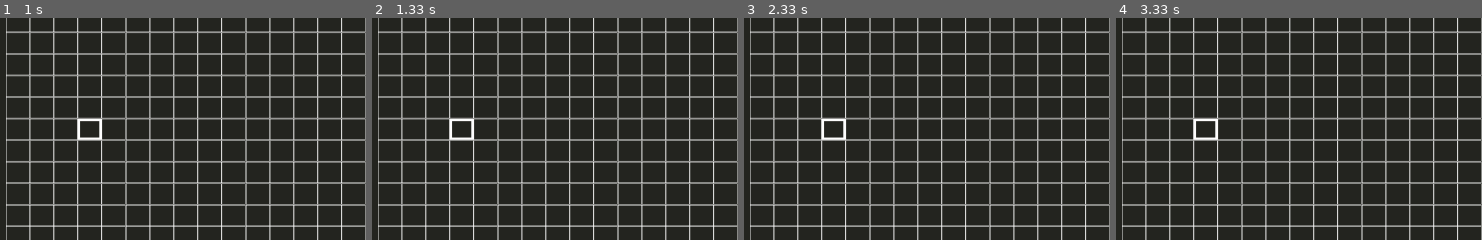
Above: before the commit, frames 1-4 (left to right).
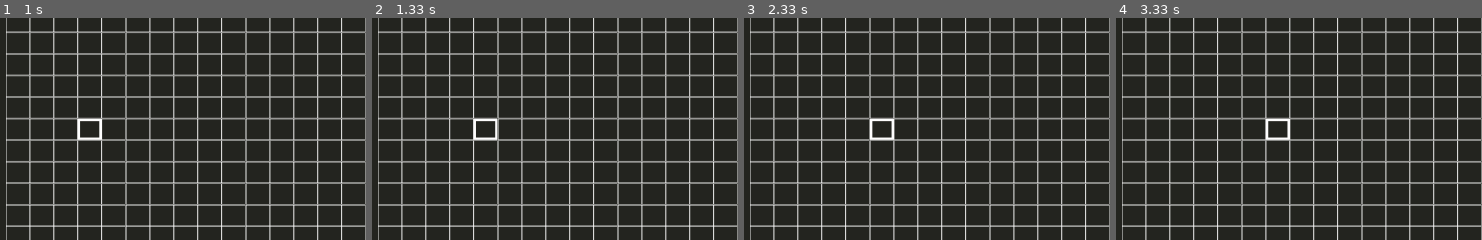
Above: after the commit, the same moments.

Repository: jorenchik/snake-pygame
Game: pygame game, started from index.py
Same seed, same stepped clock (60 frames per second), same inputs: the game is played once before the commit and once after it.
Inputs:
- Up to frame 1 (1 s): no input
- Up to frame 2 (1.33 s): no input
- Up to frame 3 (2.33 s): no input
- Up to frame 4 (3.33 s): no input
The pictures show only the part of the screen within x 0-50%, y 8-58%; the shares and areas given below are measured in that part.

Frame 1 is identical in both runs. In frame 2, 0.5% of the frame differs, in the area x 21-35%, y 45-55%; in frame 3, 0.6%, in the area x 21-41%, y 45-55%; in frame 4, 0.6%.

Commit message:
Basic movement

Diff:
--- a/game.py
+++ b/game.py
@@ -20,7 +20,10 @@
         self.y = game.getSnakePartCoords(self.pos)[1]
         self.velocity = pg.Vector2(1,0) if not velocity else velocity
         self.prevMoveMoment = False
-        self.movementPeriod = (1/self.velocity.length())
+        if self.velocity.length() > 0:
+            self.movementPeriod = 1/self.velocity.length()
+        else:
+            self.movementPeriod = False
         # Appearance
         self.rect = pg.Rect(self.x,self.y,game.playfield.rectSize[0],game.playfield.rectSize[1])
         self.color = snakeColor
@@ -59,6 +62,8 @@
         self.snakeParts = []
         # Events
         self.events = []
+        # State
+        self.snakeAlive = True
     def setBackground(self):
         if type(self.background).__name__ == 'tuple':
             self.screen.fill(self.background)
@@ -80,13 +85,30 @@
                 if event.key == key: return True
         return False
     def onUpdate(self):
+        # Deltatime
         self.setBackground()
         self.clock.tick(self.fps)
         self.now = t.time()
         self.dt = (self.now - self.prevTime) * 1000
         self.prevTime = self.now
-    def moveSnakePart(self,snakePart,pos,direction=False,step=False):
-        (snakePart.x, snakePart.y) = self.getSnakePartCoords(pos)
+        # Get events
+        self.events = self.getEvents()
+    def moveSnakePart(self,snakePart,pos,velocity=False):
+        if velocity:
+            if velocity.x > 0: xMove = 1
+            elif velocity.x < 0: xMove = -1
+            else: xMove = 0
+            if velocity.y > 0: yMove = 1
+            elif velocity.y < 0: yMove = -1
+            else: yMove = 0
+            snakePart.pos = (int(pos[0]+xMove), int(pos[1]+yMove))
+        if snakePart.pos[0] >= rectDims[0] or snakePart.pos[1] >= rectDims[0] or snakePart.pos[0] < 0 or snakePart.pos[1] < 0:
+            self.snakeAlive = False
+        else:
+            snakeCoords = self.getSnakePartCoords(snakePart.pos)
+            (snakePart.x, snakePart.y) = snakeCoords
+            (snakePart.rect.x, snakePart.rect.y) = snakeCoords
+            snakePart.prevMoveMoment = t.time()
     def getSnakePartCoords(self, pos):
         return (self.playfield.rects[pos[0]][pos[1]].x,self.playfield.rects[pos[0]][pos[1]].y)
 
--- a/index.py
+++ b/index.py
@@ -8,9 +8,13 @@
         game.onUpdate()
 
         # Events
-        game.events = game.getEvents()
-        # print(game.events)
         if game.isQuit(): quit()
+        headPart = game.snakeParts[0]
+        if headPart.movementPeriod:
+            if headPart.prevMoveMoment:
+                if (game.now - headPart.prevMoveMoment) >= headPart.movementPeriod:
+                    game.moveSnakePart(game.snakeParts[0],game.snakeParts[0].pos,game.snakeParts[0].velocity)
+        else: game.moveSnakePart(game.snakeParts[0],game.snakeParts[0].pos,game.snakeParts[0].velocity)
 
         # Draw the walls
         pg.draw.rect(game.screen, wallColor,game.topBorder)
